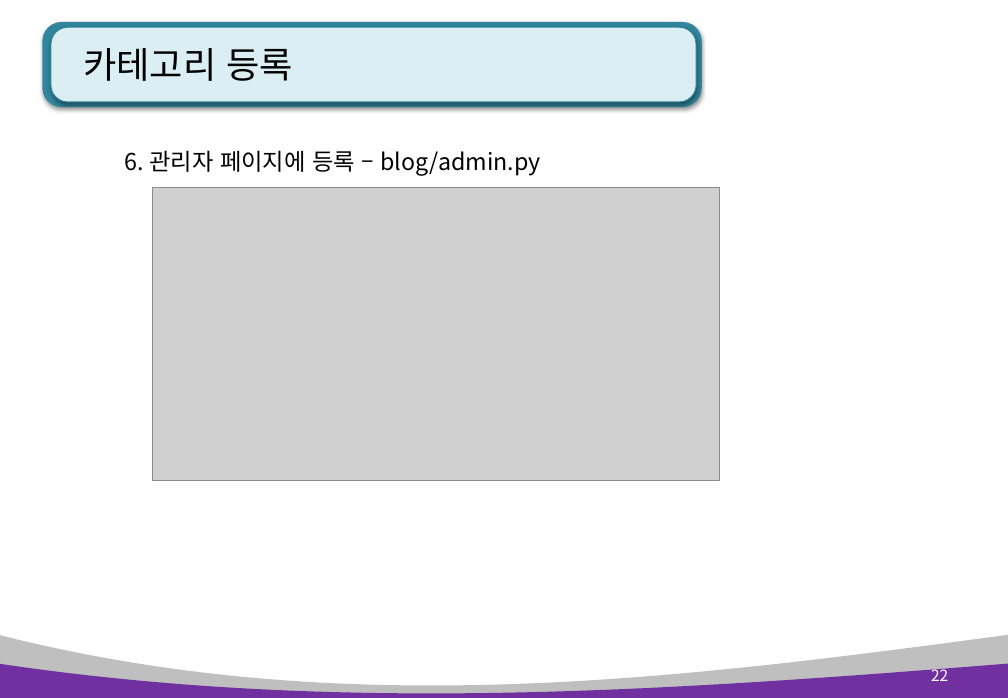
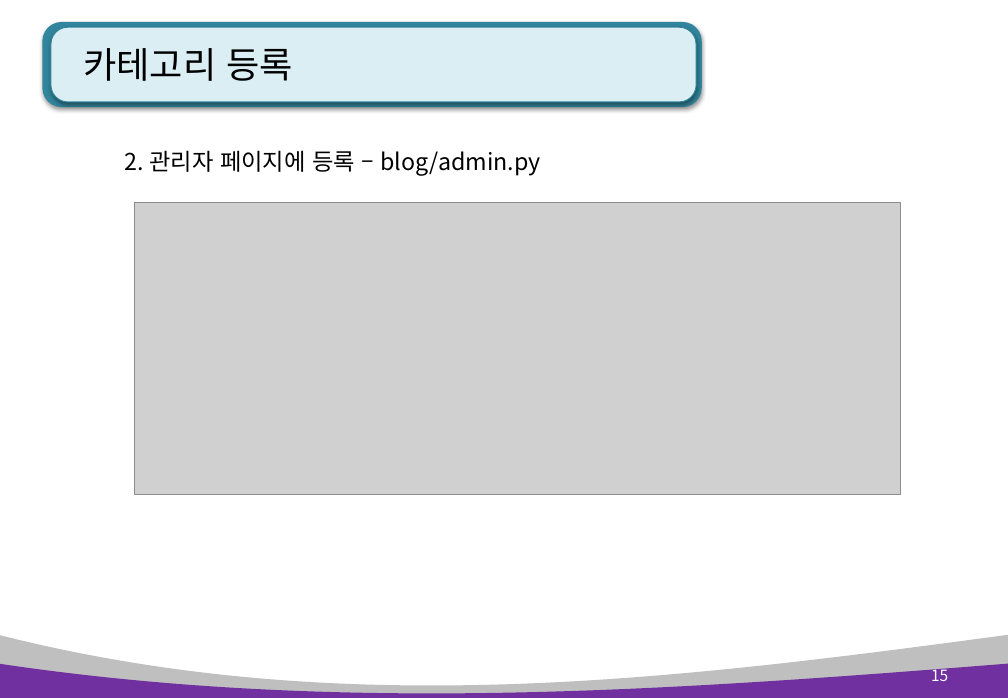
Before and after one commit to kiyongee2/green_project_web, a slide deck: slide 15 of django_ppt/blog_ppt/3장. blog 글수정, 삭제 및 카테고리.pptx (slide 22 before the commit). Drawn at 1008x698 pixels with LibreOffice and Linux fonts; fonts in the diff are those of the drawing; grey boxes stand for pictures. Boxes give left, top, right and bottom in pixels: in the first picture for what was removed or moved away, otherwise in the second. Text is boxed around its words. In the diff, an @@ line names an element or a change of style, - is before the commit and + after.

```diff
--- a/django_ppt/blog_ppt/3장. blog 글수정, 삭제 및 카테고리.pptx
+++ b/django_ppt/blog_ppt/3장. blog 글수정, 삭제 및 카테고리.pptx
@@ text at box(125, 150, 541, 176): text changed @@
-6. 관리자 페이지에 등록 – blog/admin.py
+2. 관리자 페이지에 등록 – blog/admin.py
@@ picture: place and size @@
-picture at box(153, 188, 719, 481)
+picture at box(135, 203, 901, 494)
@@ page number at box(931, 666, 948, 681): text changed @@
-22
+15
```
Also in this commit, not shown: 15 other slides changed, 2 other files.
